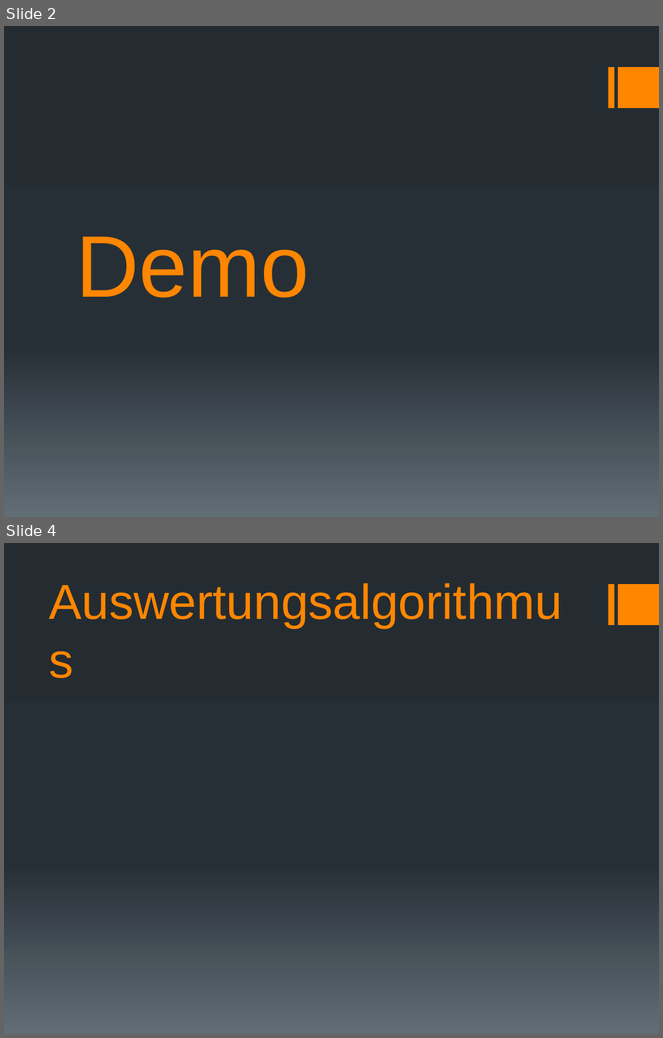
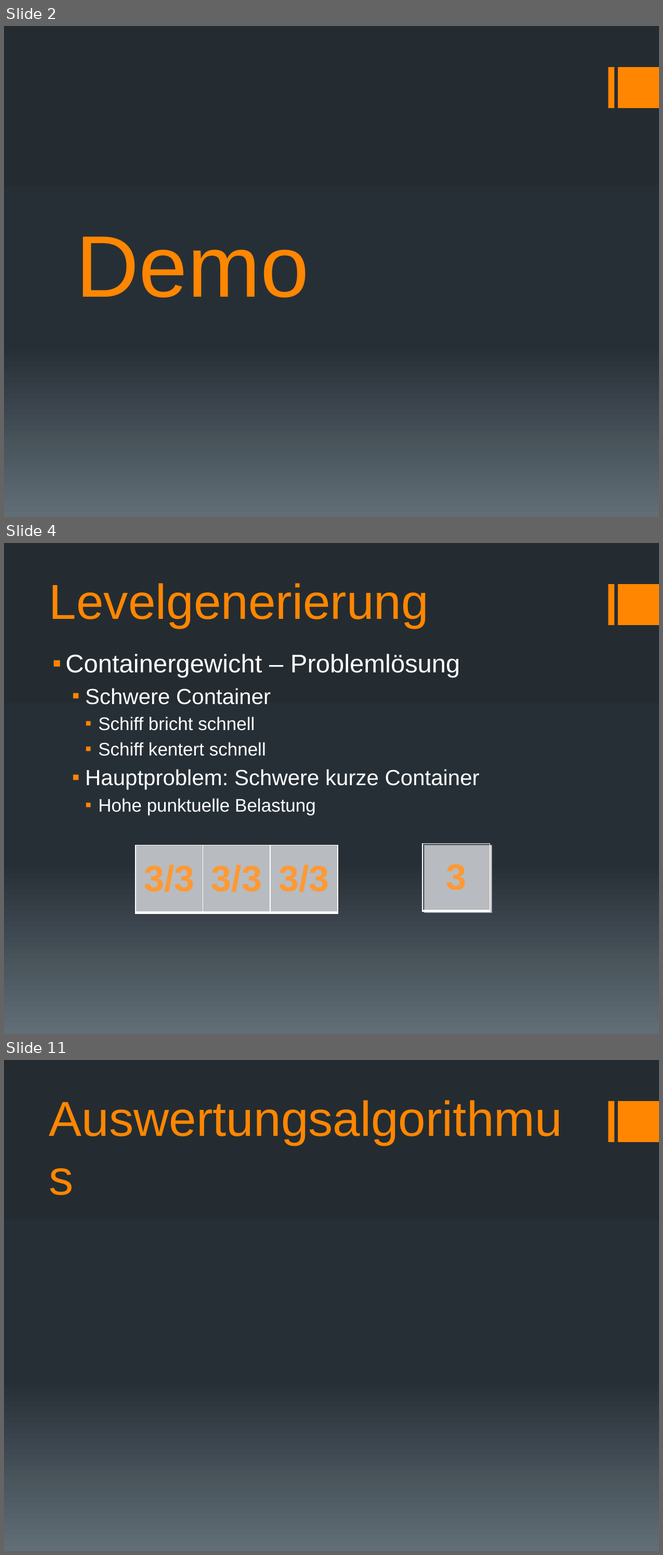
Before and after one commit to docker-apps/Docker, a slide deck: Documents/Design/Design_Präsentation_v1.pptx. Shown one above the other, each under a label of ours: slides 2 and 4 before the commit, slides 2, 4 and 11 after it; the slides between them are not shown. The pictures are 663x1038 and 663x1555 pixels, drawn with LibreOffice and Linux fonts; fonts in the diff are those of the drawing; grey boxes stand for pictures. Boxes give left, top, right and bottom in pixels: in the first picture for what was removed or moved away, otherwise in the second. Text is boxed around its words. In the diff, an @@ line names an element or a change of style, - is before the commit and + after.

```diff
--- a/Documents/Design/Design_Präsentation_v1.pptx
+++ b/Documents/Design/Design_Präsentation_v1.pptx
@@ slide 4 added at (4, 543, 659, 1034), background gradient #242C33 to #273037 to #636D76; not listed: 2 template elements that a slide beside it also shows @@
@@ title added at (49, 583, 429, 628), 54 pt, text #FF8600 @@
+Levelgenerierung
@@ text added at (65, 654, 480, 815), 20 pt, text #FFFFFF @@
+▪ Containergewicht – Problemlösung
+  ▪ Schwere Container
+    ▪ Schiff bricht schnell
+    ▪ Schiff kentert schnell
+  ▪ Hauptproblem: Schwere kurze Container
+    ▪ Hohe punktuelle Belastung
@@ picture added at (136, 846, 338, 913) @@
@@ table added at (136, 846, 338, 913), 1 rows, 3 columns @@
+3/3 | 3/3 | 3/3
@@ table added at (423, 844, 490, 911), 1 rows, 1 columns @@
+3
@@ picture added at (425, 846, 492, 913) @@
@@ what was slide 4 is now slide 11 @@
```
Also in this commit, not shown: 7 other slides added, 1 slide removed.
